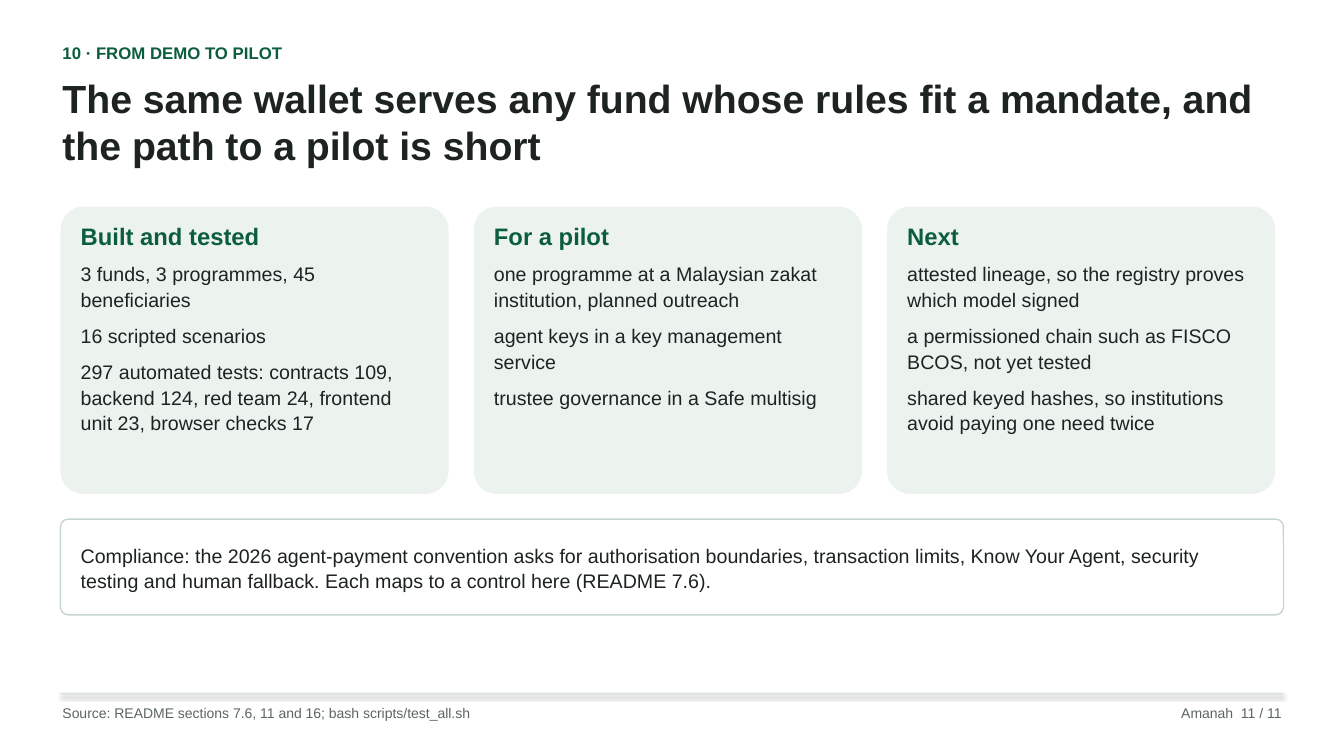
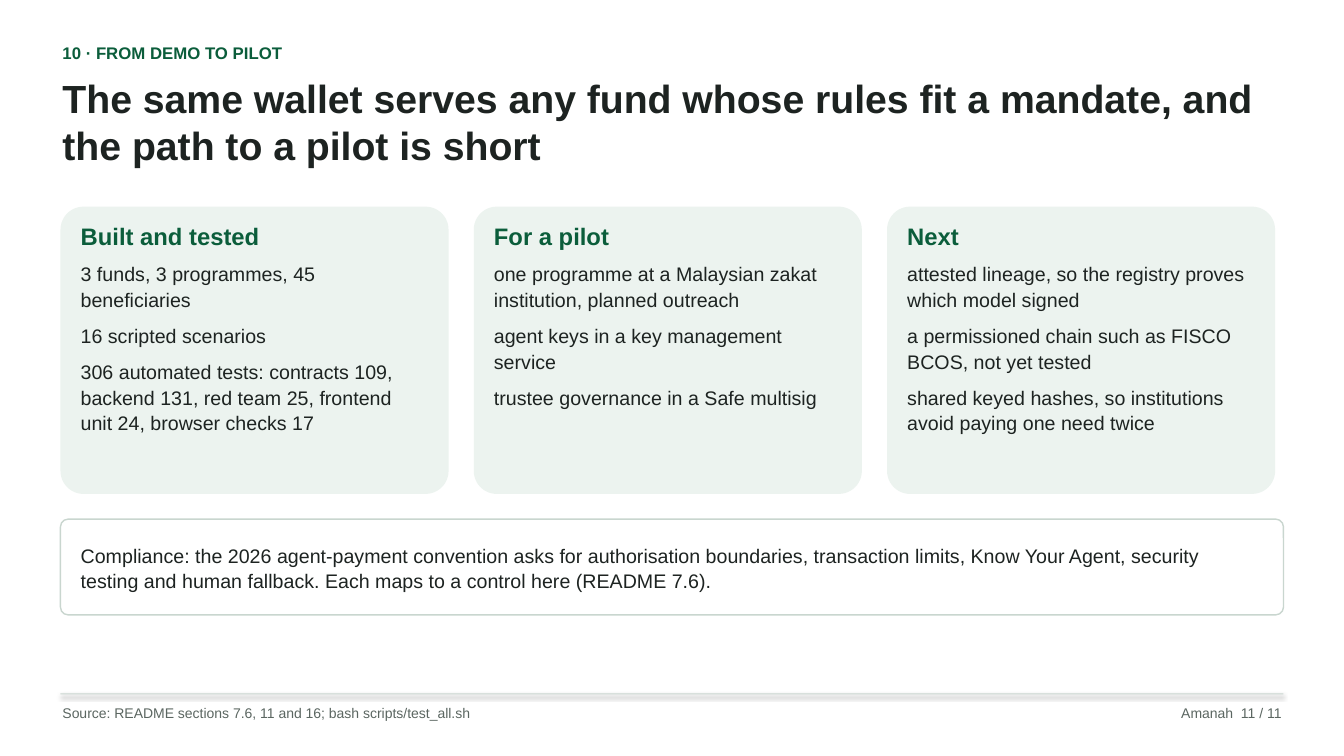
Before and after one commit to hafizmnazman/amanah-wallet, a slide deck: slide 11 of docs/deck/amanah-deck.pptx. Drawn at 1344x756 pixels with LibreOffice and Linux fonts; fonts in the diff are those of the drawing. Boxes give left, top, right and bottom in pixels: in the first picture for what was removed or moved away, otherwise in the second. Text is boxed around its words. In the diff, an @@ line names an element or a change of style, - is before the commit and + after.

```diff
--- a/docs/deck/amanah-deck.pptx
+++ b/docs/deck/amanah-deck.pptx
@@ text at bbox=[81, 364, 392, 433]: text changed @@
-297 automated tests: contracts 109, backend 124, red team 24, frontend unit 23, browser checks 17
+306 automated tests: contracts 109, backend 131, red team 25, frontend unit 24, browser checks 17
```
Also in this commit, not shown: 1 other slide changed, 16 other files.
